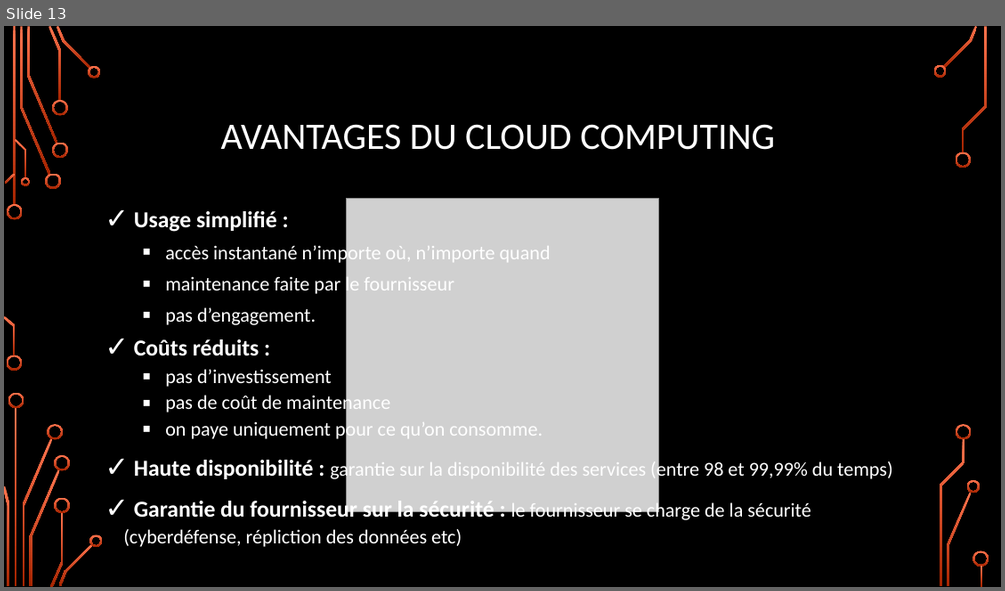
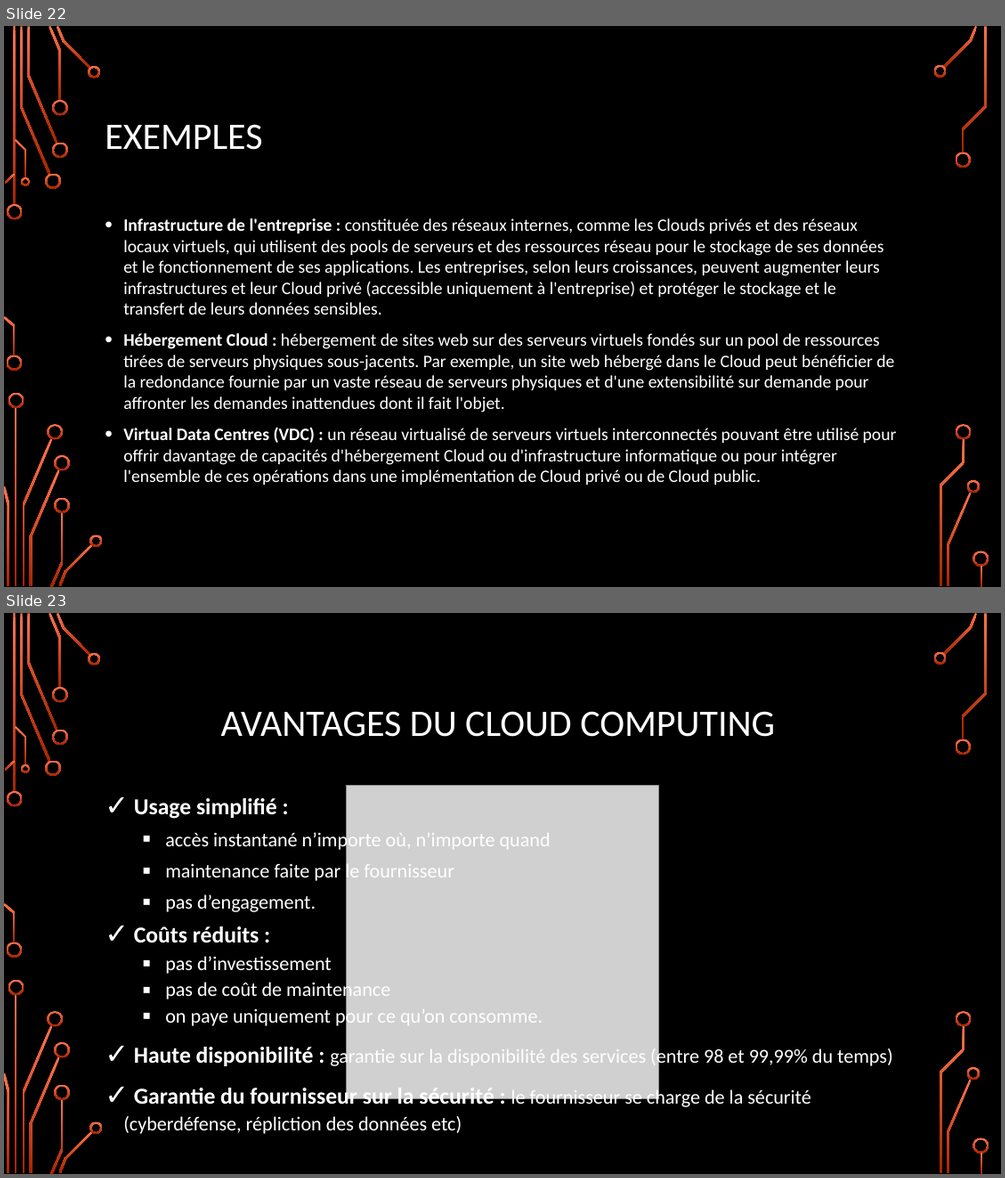
Before and after one commit to CorleoneDany/Cloud-Computing, a slide deck: Cloud Computing - F.ppsx. Shown one above the other, each under a label of ours: slide 13 before the commit, slides 22 and 23 after it. The pictures are 1005x591 and 1005x1178 pixels, drawn with LibreOffice and Linux fonts; fonts in the diff are those of the drawing; grey boxes stand for pictures; background and template pictures are left out. Boxes give left, top, right and bottom in pixels: in the first picture for what was removed or moved away, otherwise in the second. Text is boxed around its words. In the diff, an @@ line names an element or a change of style, - is before the commit and + after.

```diff
--- a/Cloud Computing - F.ppsx
+++ b/Cloud Computing - F.ppsx
@@ slide 22 added at <box>4,26,1001,587</box>, background picture (left out); not listed: 36 template elements that a slide beside it also shows @@
@@ title added at <box>105,124,262,150</box>, 36 pt, text #FFFFFF @@
+EXEMPLES
@@ text added at <box>123,218,897,484</box>, 16.8 pt, text #FFFFFF @@
+• Infrastructure de l'entreprise : constituée des réseaux internes, comme les Clouds privés et des réseaux locaux virtuels, qui utilisent des pools de serveurs et des ressources réseau pour le stockage de ses données et le fonctionnement de ses applications. Les entreprises, selon leurs croissances, peuvent augmenter leurs infrastructures et leur Cloud privé (accessible uniquement à l'entreprise) et protéger le stockage et le transfert de leurs données sensibles.
+• Hébergement Cloud : hébergement de sites web sur des serveurs virtuels fondés sur un pool de ressources tirées de serveurs physiques sous-jacents. Par exemple, un site web hébergé dans le Cloud peut bénéficier de la redondance fournie par un vaste réseau de serveurs physiques et d'une extensibilité sur demande pour affronter les demandes inattendues dont il fait l'objet.
+• Virtual Data Centres (VDC) : un réseau virtualisé de serveurs virtuels interconnectés pouvant être utilisé pour offrir davantage de capacités d'hébergement Cloud ou d'infrastructure informatique ou pour intégrer l'ensemble de ces opérations dans une implémentation de Cloud privé ou de Cloud public.
@@ what was slide 13 is now slide 23 @@
```
Also in this commit, not shown: 9 slides changed, 9 other slides added.
